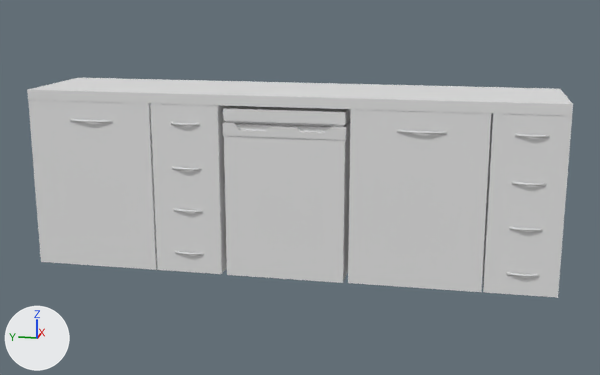
The FBX model Assets/_Models/Scrapyard/Props/Interior/encimera+cajones.fbx as it was, and as the next commit left it.
Before and after are seen from a camera (50 mm lens) standing at (-66.5, -12.7, 23.1) and looking at (-0.2, 0.5, 6.5). Every picture has the same lights, and +X, +Y and +Z are marked at lower left.

Objects in the first picture: 'encimera+cajones'.
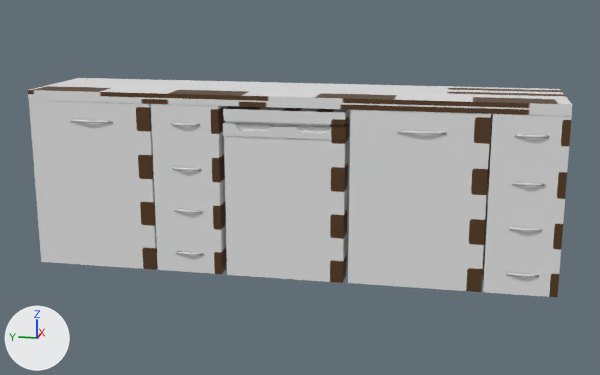
Pixel boxes [x1, y1, x2, y2] of what changed, in the pictures (600 x 375 px):
'encimera+cajones', recoloured (grey to brown): [27, 78, 573, 298] in both

The edits, one by one:
Picture 'encimera+cajones.png' (img_encimera_cajones_png) is new.
Material 'UVs.002' (mat_uvs_002) is new.
Its texture is img_encimera_cajones_png.
me_cube_092 has 444 vertices, 405 faces and spans x -4.9..4.6, y -20.3..22.2, z 0.0..14.7.
me_cube_092 no longer uses material mat_encimera_cajones (white #e7e7e7).
me_cube_092 now uses material mat_uvs_002 (picture img_encimera_cajones_png).
